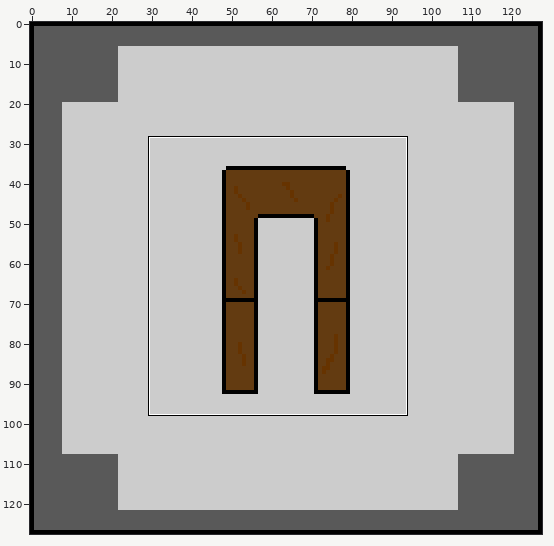
Sprite sheet, stored at src/pixel_warriors/images/armors/Spodnie1_Gif.gif. Above, an overview of the earlier version with the close-up marked.
Close-up. Old version:
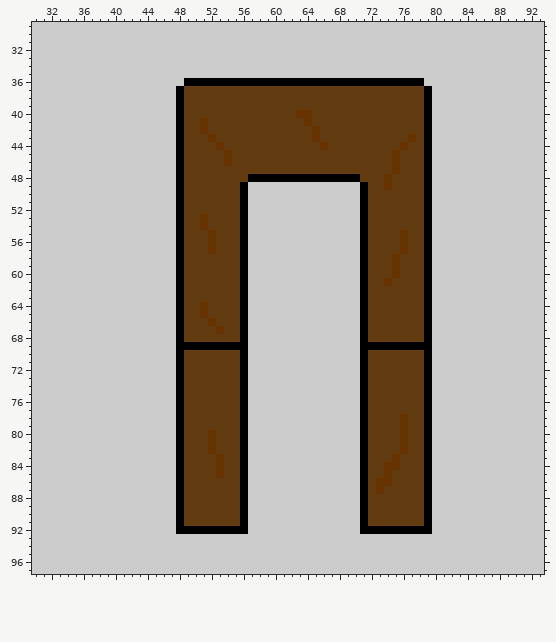
The file is 128x128 pixels. Shown: x 30..93, y 29..97.
And afterwards:
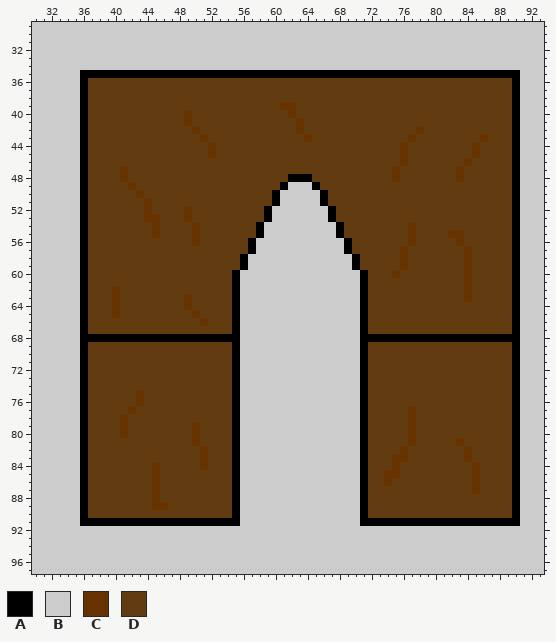
Palette (. is transparent): A #000000  B #cccccc  C #663300  D #633b11
From old to new:
Changed rows in their new state; - is an unchanged pixel.
first column x 36:
35 AAAAAAAAAAAAAAAAAAAAAAAAAAAAAAAAAAAAAAAAAAAAAAAAAAAAAAA
36 ADDDDDDDDDDDDDDDDDDDDDDDDDDDDDDDDDDDDDDDDDDDDDDDDDDDDDA
37 ADDDDDDDDDDDD------------------------------DDDDDDDDDDDA
38 ADDDDDDDDDDDD------------------------------DDDDDDDDDDDA
39 ADDDDDDDDDDDD------------CC----------------DDDDDDDDDDDA
40 ADDDDDDDDDDDDC------------CDD--------------DDDDDDDDDDDA
41 ADDDDDDDDDDDDC-D-----------CD--------------DDDDDDDDDDDA
42 ADDDDDDDDDDDD-CD-----------C-D------------CDDDDDDDDDDDA
43 ADDDDDDDDDDDD--CD-----------CD-------------DDDDDDDCDDDA
44 ADDDDDDDDDDDD---CD------------D------------DDDDDDCDDDDA
45 ADDDDDDDDDDDD---C-D--------------------DC--DDDDDDCDDDDA
46 ADDDDDDDDDDDD-----D--------------------DC--DDDDDCDDDDDA
47 ADDDDCDDDDDDD------------------------------DDDDCDDDDDDA
48 ADDDDCDDDDDDD--------DDDDD---DDDDDD---DC---DDDDCDDDDDDA
49 ADDDDDCDDDDDD-------DDDDDA---ADDDDDD--D----DDDDDDDDDDDA
50 ADDDDDDCDDDDD-------DDDDA-----ADDDDD-------DDDDDDDDDDDA
51 ADDDDDDDCDDDD-------DDDDA-----ADDDDD-------DDDDDDDDDDDA
52 ADDDDDDDCDDDDC------DDDA-------ADDDD-------DDDDDDDDDDDA
53 ADDDDDDDCCDDDC-D----DDDA-------ADDDD-------DDDDDDDDDDDA
54 ADDDDDDDDCDDD-CD----DDA---------ADDD-----C-DDDDDDDDDDDA
55 ADDDDDDDDCDDD-C-D---DDA---------ADDD----DC-DDDCCDDDDDDA
56 ADDDDDDDDDDDD-C-D---DA-----------ADD----DC-DDDDCDDDDDDA
57 ADDDDDDDDDDDD---D---DA-----------ADD-------DDDDDCDDDDDA
58 ADDDDDDDDDDDD---------------------AD---DC--DDDDDCDDDDDA
59 ADDDDDDDDDDDD---------------------AD---DC--DDDDDCDDDDDA
60 ADDDDDDDDDDDD------AB----------------------DDDDDCDDDDDA
61 ADDDDDDDDDDDD------AB-----------------D----DDDDDCDDDDDA
62 ADDDCDDDDDDDD------AB----------------------DDDDDCDDDDDA
63 ADDDCDDDDDDDDC-----AB----------------------DDDDDCDDDDDA
64 ADDDCDDDDDDDDC-D---AB----------------------DDDDDDDDDDDA
65 ADDDCDDDDDDDD-CD---AB----------------------DDDDDDDDDDDA
66 ADDDDDDDDDDDD--CD--AB----------------------DDDDDDDDDDDA
67 ADDDDDDDDDDDD----D-AB----------------------DDDDDDDDDDDA
68 AAAAAAAAAAAA-AAAAAAAB---------------AAAAAAA-AAAAAAAAAAA
69 ADDDDDDDDDDDDDDDDDD-B---------------DDDDDDDDDDDDDDDDDDA
70 ADDDDDDDDDDDD------AB----------------------DDDDDDDDDDDA
71 ADDDDDDDDDDDD------AB----------------------DDDDDDDDDDDA
72 ADDDDDDDDDDDD------AB----------------------DDDDDDDDDDDA
73 ADDDDDDDDDDDD------AB----------------------DDDDDDDDDDDA
74 ADDDDDDDDDDDD------AB----------------------DDDDDDDDDDDA
75 ADDDDDDCDDDDD------AB----------------------DDDDDDDDDDDA
76 ADDDDDDCDDDDD------AB----------------------DDDDDDDDDDDA
77 ADDDDDCDDDDDD------AB--------------------C-DDDDDDDDDDDA
78 ADDDDCDDDDDDD------AB-------------------DC-DDDDDDDDDDDA
79 ADDDDCDDDDDDD-C----AB-------------------DC-DDDDDDDDDDDA
80 ADDDDCDDDDDDD-C-D--AB-------------------DC-DDDDDDDDDDDA
81 ADDDDDDDDDDDD-C-D--AB-------------------DC-DDDDCDDDDDDA
82 ADDDDDDDDDDDD--CD--AB----------------------DDDDDCDDDDDA
83 ADDDDDDDDDDDD--C-D-AB-------------------C--DDDDDCDDDDDA
84 ADDDDDDDDCDDD--C-D-AB-----------------D----DDDDDDCDDDDA
85 ADDDDDDDDCDDD----D-AB------------------C---DDDDDDCDDDDA
86 ADDDDDDDDCDDD------AB----------------D-----DDDDDDCDDDDA
87 ADDDDDDDDCDDD------AB----------------D-----DDDDDDCDDDDA
88 ADDDDDDDDCDDD------AB----------------------DDDDDDDDDDDA
89 ADDDDDDDDCCDD------AB----------------------DDDDDDDDDDDA
90 ADDDDDDDDDDDD------AB----------------------DDDDDDDDDDDA
91 AAAAAAAAAAAA-AAAAAAAB---------------AAAAAAA-AAAAAAAAAAA
92 ------------BBBBBBBBB--------------BBBBBBBBB-----------
Boxes around the changes in both close-ups, in picture pixels (x1, y1, x2, y2):
changed: (80, 70, 520, 534)
